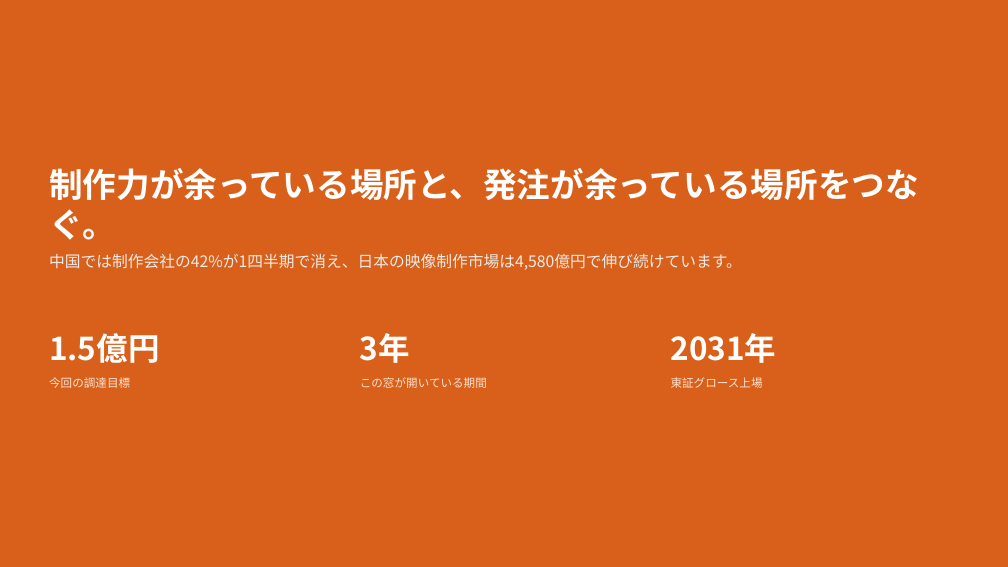
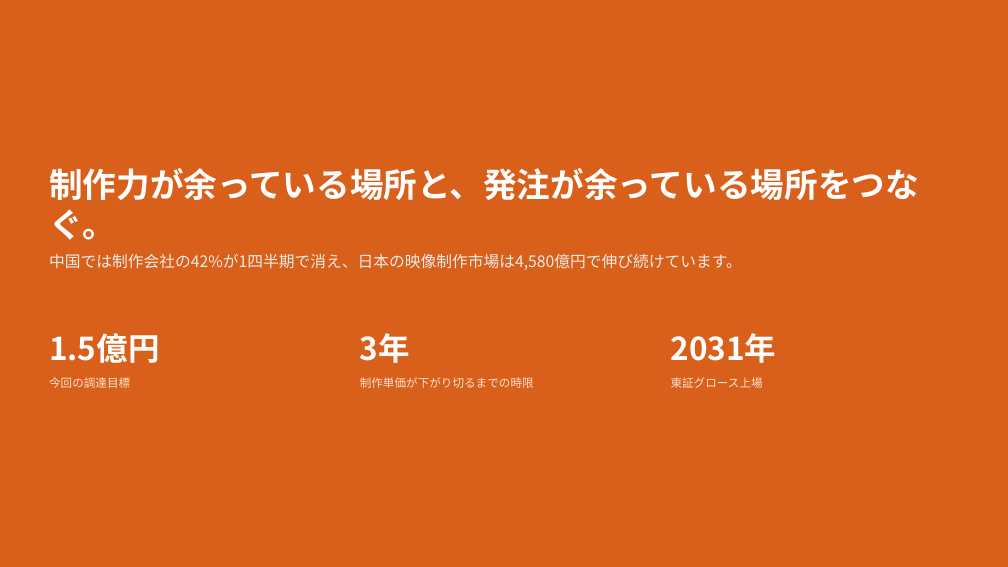
Before and after one commit to bpn333333/test, a slide deck: slide 23 of 投資家向け企画書.pptx. Drawn at 1008x567 pixels with LibreOffice and Linux fonts; fonts in the diff are those of the drawing. Boxes give left, top, right and bottom in pixels: in the first picture for what was removed or moved away, otherwise in the second. Text is boxed around its words. In the diff, an @@ line names an element or a change of style, - is before the commit and + after.

```diff
--- a/投資家向け企画書.pptx
+++ b/投資家向け企画書.pptx
@@ text at <box>360,377,534,388</box>: text changed @@
-この窓が開いている期間
+制作単価が下がり切るまでの時限
```
Also in this commit, not shown: 17 other slides changed, 1 slide added, 1 slide removed, 4 other files.
